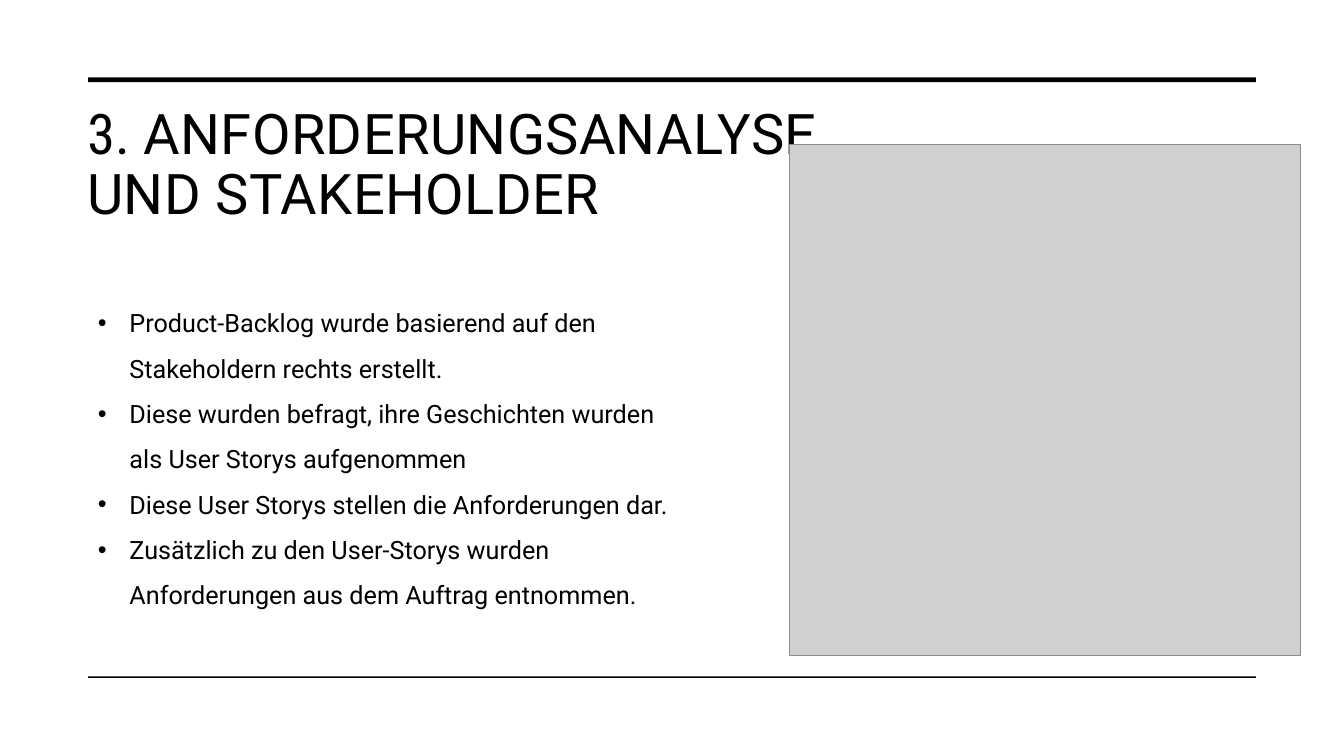
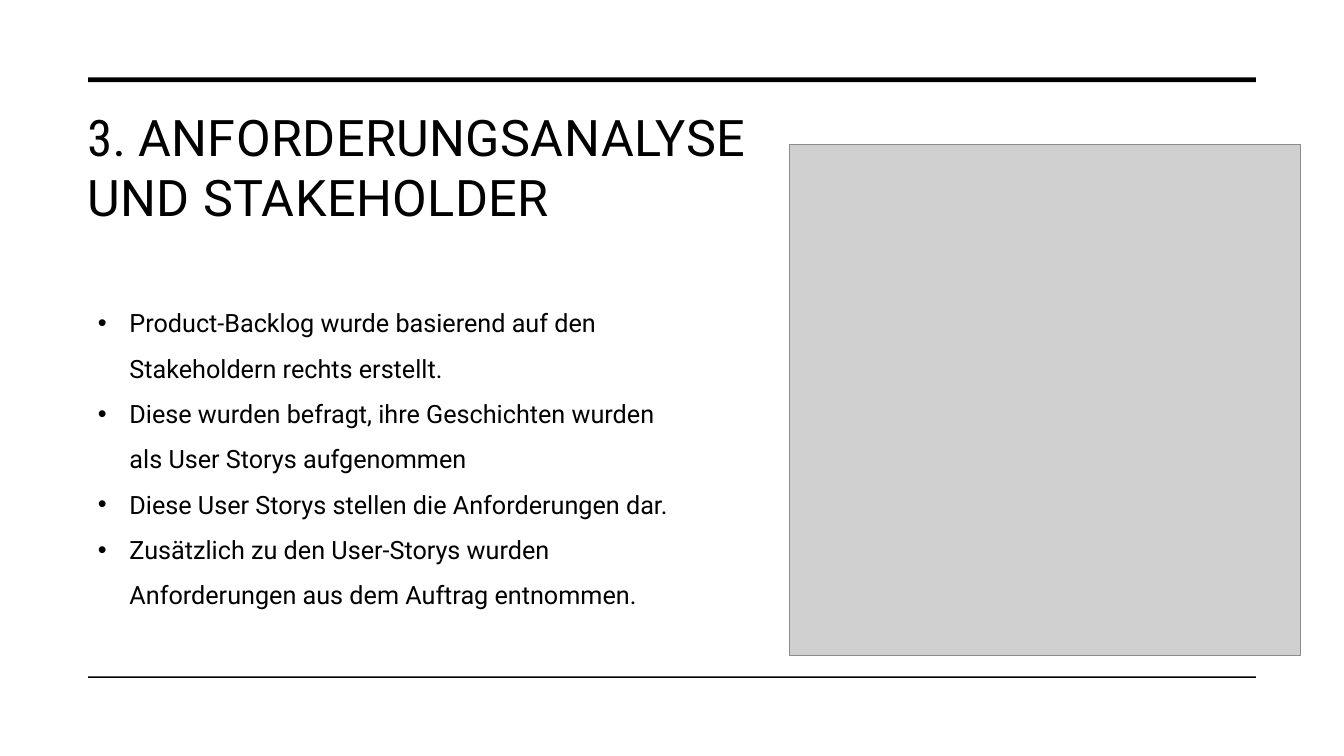
Before and after one commit to malu254/Eifrige-Otter-PM, a slide deck: slide 15 of Abgabe/Dokumentation/Präsentation.pptx. Drawn at 1344x756 pixels with LibreOffice and Linux fonts; fonts in the diff are those of the drawing; grey boxes stand for pictures. Boxes give left, top, right and bottom in pixels: in the first picture for what was removed or moved away, otherwise in the second. Text is boxed around its words. In the diff, an @@ line names an element or a change of style, - is before the commit and + after.

```diff
--- a/Abgabe/Dokumentation/Präsentation.pptx
+++ b/Abgabe/Dokumentation/Präsentation.pptx
@@ title "3. ANFORDERUNGSANALYSE UND STAKEHOLDER" at [87,119,745,217]: size 40 to 36 pt; line spacing 0.9 to 1 @@
```
Also in this commit, not shown: 18 other slides changed, 1 other file.
